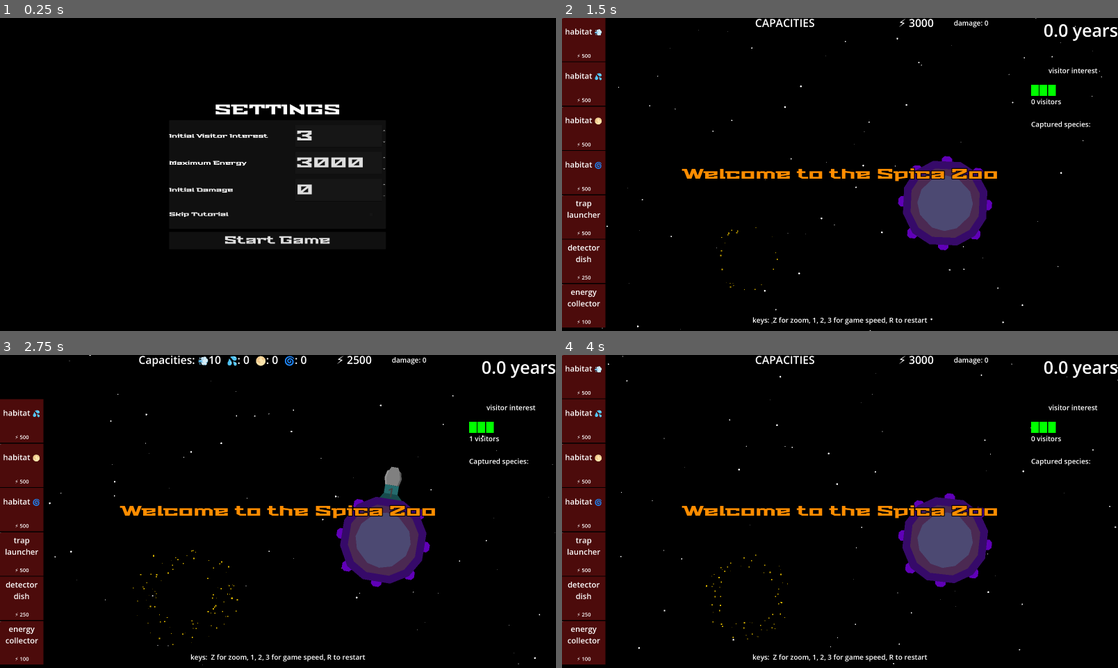
Above: before the commit, frames 1-4 (two rows, left to right).
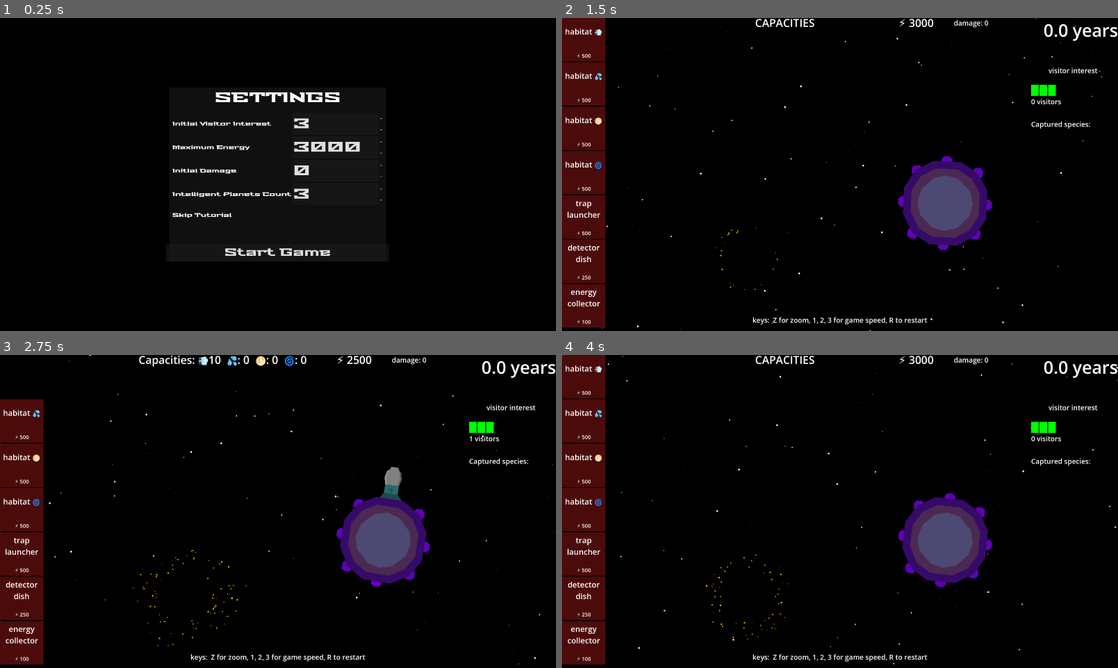
Above: after the commit, the same moments.

Repository: opensourceame/tins-2026
Game: Godot game, scene res://screens/settings.tscn
Two runs of this game, one before a commit and one after it. Both use one fixed random seed, a clock stepped at 60 frames per second and the inputs below.
Inputs (mouse positions are in pixels of both pictures, inside the frame that each line leads up to; where the layout moved, square brackets give the same spot in the first picture):
- Up to frame 1 (0.25 s): no input
- Up to frame 2 (1.5 s): click (934, 215) [940, 215] at 0.5 s; click "Start Game" at 1.25 s
- Up to frame 3 (2.75 s): tap Enter at 2 s; move the mouse to (22, 376) at 2.02 s; hold W from 2.03 s (still down); tap R at 2.1 s; click (22, 376) at 2.17 s
- Up to frame 4 (4 s): move the mouse to (584, 420) at 2.77 s; release W at 2.78 s; tap G at 2.85 s; click (584, 420) at 2.92 s; click "Try Again" at 3.5 s

The runs differ from the first frame. In frame 1, 3.6% of the frame differs, in the area x 30-70%, y 23-76%; in frame 2, 1.1%; in frame 3, 1.1%; in frame 4, 1.1%.

Commit message:
guarantee a minimum number of intelligent species

Diff:
--- a/common/settings_manager.gd
+++ b/common/settings_manager.gd
@@ -5,6 +5,7 @@
 var start_visitor_interest: int = 3
 var max_energy: int = 3000
 var start_damage: int = 0
+var intelligent_planets_count: int = 3
 var skip_tutorial: bool = false
 
 
@@ -18,6 +19,7 @@
     config.set_value("gameplay", "start_visitor_interest", start_visitor_interest)
     config.set_value("gameplay", "max_energy", max_energy)
     config.set_value("gameplay", "start_damage", start_damage)
+    config.set_value("gameplay", "intelligent_planets_count", intelligent_planets_count)
     config.set_value("gameplay", "skip_tutorial", skip_tutorial)
 
     config.save(SETTINGS_PATH)
@@ -31,4 +33,5 @@
     start_visitor_interest = config.get_value("gameplay", "start_visitor_interest", start_visitor_interest)
     max_energy = config.get_value("gameplay", "max_energy", max_energy)
     start_damage = config.get_value("gameplay", "start_damage", start_damage)
+    intelligent_planets_count = config.get_value("gameplay", "intelligent_planets_count", intelligent_planets_count)
     skip_tutorial = config.get_value("gameplay", "skip_tutorial", skip_tutorial)
--- a/hud/hud.tscn
+++ b/hud/hud.tscn
@@ -39,8 +39,7 @@
 theme = ExtResource("3_svhta")
 theme_override_colors/font_color = Color(1, 0.5519944, 0, 1)
 theme_override_colors/font_outline_color = Color(0, 0, 0, 1)
-theme_override_constants/outline_size = 14
-text = "message"
+theme_override_constants/outline_size = 20
 horizontal_alignment = 1
 vertical_alignment = 1
 
--- a/main.gd
+++ b/main.gd
@@ -20,6 +20,7 @@
 
 @export var visitor_interest: int = 3
 @export var energy: float = MAX_ENERGY
+var intelligent_planets_count = 3
 
 var spawn: Node
 
@@ -48,6 +49,8 @@
     energy = MAX_ENERGY
     spica.damage = SettingsManager.start_damage
     SignalBus.spica_damage.emit()
+    skip_tutorial = SettingsManager.skip_tutorial
+    intelligent_planets_count = SettingsManager.intelligent_planets_count
 
     center = get_viewport().get_visible_rect().size * 0.5
 
@@ -72,11 +75,11 @@
         hud.queue_message("Welcome to the Spica Zoo")
         hud.queue_message("Keep your visitors happy and the zoo open")
 
+    run_pre_start_checks()
 
     visitor_interest_timer.timeout.connect(lose_interest)
     visitor_interest_timer.start()
 
-    #game_over()
 
 func _physics_process(delta: float) -> void:
     years_elapsed += 0.01
@@ -124,6 +127,28 @@
             tween.tween_property(world, "offset", center * (1.0 - s), ZOOM_TIME)
             tween.tween_callback(toggle_hud)
 
+func run_pre_start_checks():
+    var eligible = []
+    var count = 0
+    for planet in get_planets():
+        if planet.has_advanced_life:
+            count += 1
+        else:
+            eligible.append(planet)
+
+    while count < intelligent_planets_count and eligible.size() > 0:
+        var planet = eligible.pick_random()
+        eligible.erase(planet)
+        planet.has_advanced_life = true
+        planet.add_intelligent_species()
+        count += 1
+
+func get_planets():
+    var planets = []
+    for child in world.get_children():
+        if child is SolarSystem:
+            planets.append_array(child.planets)
+    return planets
 
 func toggle_hud():
     if zoomed_out:
--- a/main.tscn
+++ b/main.tscn
@@ -19,15 +19,15 @@
 [node name="Sun" parent="World" unique_id=851595133 instance=ExtResource("6_7mycd")]
 position = Vector2(855, 1104)
 
+[node name="Spica" parent="World" unique_id=841173338 instance=ExtResource("2_0xm2m")]
+z_index = 5
+position = Vector2(1764, 852)
+
 [node name="SolarSystem" parent="World" unique_id=210242942 instance=ExtResource("4_lquwl")]
 position = Vector2(-929.188, -607.6516)
 
 [node name="SolarSystem3" parent="World" unique_id=500073210 instance=ExtResource("4_lquwl")]
 position = Vector2(3144, 913)
-
-[node name="Spica" parent="World" unique_id=841173338 instance=ExtResource("2_0xm2m")]
-z_index = 5
-position = Vector2(1764, 852)
 
 [node name="SolarSystem2" parent="World" unique_id=108115157 instance=ExtResource("4_lquwl")]
 position = Vector2(-620.4896, 2197.3716)
--- a/screens/settings.gd
+++ b/screens/settings.gd
@@ -4,6 +4,7 @@
 @onready var visitor_interest_spinbox: SpinBox = %VisitorInterestSpinBox
 @onready var max_energy_spinbox: SpinBox = %MaxEnergySpinBox
 @onready var initial_damage_spinbox: SpinBox = %InitialDamageSpinBox
+@onready var intelligent_planets_spinbox: SpinBox = %IntelligentPlanetsSpinBox
 @onready var skip_tutorial_checkbox: CheckBox = %SkipTutorialCheckBox
 @onready var start_button: Button = %StartButton
 
@@ -12,6 +13,7 @@
     visitor_interest_spinbox.value = SettingsManager.start_visitor_interest
     max_energy_spinbox.value = SettingsManager.max_energy
     initial_damage_spinbox.value = SettingsManager.start_damage
+    intelligent_planets_spinbox.value = SettingsManager.intelligent_planets_count
     skip_tutorial_checkbox.button_pressed = SettingsManager.skip_tutorial
 
     start_button.pressed.connect(_on_start_pressed)
@@ -21,6 +23,7 @@
     SettingsManager.start_visitor_interest = visitor_interest_spinbox.value
     SettingsManager.max_energy = max_energy_spinbox.value
     SettingsManager.start_damage = initial_damage_spinbox.value
+    SettingsManager.intelligent_planets_count = intelligent_planets_spinbox.value
     SettingsManager.skip_tutorial = skip_tutorial_checkbox.button_pressed
     SettingsManager.save()
     get_tree().change_scene_to_file("res://main.tscn")
--- a/screens/settings.tscn
+++ b/screens/settings.tscn
@@ -22,7 +22,7 @@
 grow_vertical = 2
 
 [node name="Panel" type="Panel" parent="CenterContainer" unique_id=1547186872]
-custom_minimum_size = Vector2(1000, 500)
+custom_minimum_size = Vector2(1000, 800)
 layout_mode = 2
 
 [node name="VBoxContainer" type="VBoxContainer" parent="CenterContainer/Panel" unique_id=759657408]
@@ -41,34 +41,45 @@
 text = "SETTINGS"
 horizontal_alignment = 1
 
-[node name="VisitorInterestRow" type="HBoxContainer" parent="CenterContainer/Panel/VBoxContainer" unique_id=2053762872]
+[node name="MarginContainer" type="MarginContainer" parent="CenterContainer/Panel/VBoxContainer" unique_id=1082233033]
+layout_mode = 2
+size_flags_vertical = 3
+theme_override_constants/margin_left = 30
+theme_override_constants/margin_top = 0
+theme_override_constants/margin_right = 30
+theme_override_constants/margin_bottom = 0
+
+[node name="VBoxContainer" type="VBoxContainer" parent="CenterContainer/Panel/VBoxContainer/MarginContainer" unique_id=62955968]
 layout_mode = 2
 
-[node name="Label" type="Label" parent="CenterContainer/Panel/VBoxContainer/VisitorInterestRow" unique_id=1759926146]
+[node name="VisitorInterestRow" type="HBoxContainer" parent="CenterContainer/Panel/VBoxContainer/MarginContainer/VBoxContainer" unique_id=2053762872]
+layout_mode = 2
+
+[node name="Label" type="Label" parent="CenterContainer/Panel/VBoxContainer/MarginContainer/VBoxContainer/VisitorInterestRow" unique_id=1759926146]
 layout_mode = 2
 size_flags_horizontal = 3
 theme_override_font_sizes/font_size = 24
 text = "Initial Visitor Interest"
 vertical_alignment = 1
 
-[node name="VisitorInterestSpinBox" type="SpinBox" parent="CenterContainer/Panel/VBoxContainer/VisitorInterestRow" unique_id=1022707305]
+[node name="VisitorInterestSpinBox" type="SpinBox" parent="CenterContainer/Panel/VBoxContainer/MarginContainer/VBoxContainer/VisitorInterestRow" unique_id=1022707305]
 unique_name_in_owner = true
 layout_mode = 2
 min_value = 1.0
 max_value = 20.0
 value = 3.0
 
-[node name="MaxEnergyRow" type="HBoxContainer" parent="CenterContainer/Panel/VBoxContainer" unique_id=1677191641]
+[node name="MaxEnergyRow" type="HBoxContainer" parent="CenterContainer/Panel/VBoxContainer/MarginContainer/VBoxContainer" unique_id=1677191641]
 layout_mode = 2
 
-[node name="Label" type="Label" parent="CenterContainer/Panel/VBoxContainer/MaxEnergyRow" unique_id=1917466070]
+[node name="Label" type="Label" parent="CenterContainer/Panel/VBoxContainer/MarginContainer/VBoxContainer/MaxEnergyRow" unique_id=1917466070]
 layout_mode = 2
 size_flags_horizontal = 3
 theme_override_font_sizes/font_size = 24
 text = "Maximum Energy"
 vertical_alignment = 1
 
-[node name="MaxEnergySpinBox" type="SpinBox" parent="CenterContainer/Panel/VBoxContainer/MaxEnergyRow" unique_id=2140433726]
+[node name="MaxEnergySpinBox" type="SpinBox" parent="CenterContainer/Panel/VBoxContainer/MarginContainer/VBoxContainer/MaxEnergyRow" unique_id=2140433726]
 unique_name_in_owner = true
 layout_mode = 2
 min_value = 100.0
@@ -76,37 +87,53 @@
 step = 100.0
 value = 3000.0
 
-[node name="InitialDamageRow" type="HBoxContainer" parent="CenterContainer/Panel/VBoxContainer" unique_id=2053762873]
+[node name="InitialDamageRow" type="HBoxContainer" parent="CenterContainer/Panel/VBoxContainer/MarginContainer/VBoxContainer" unique_id=2053762873]
 layout_mode = 2
 
-[node name="Label" type="Label" parent="CenterContainer/Panel/VBoxContainer/InitialDamageRow" unique_id=1759926147]
+[node name="Label" type="Label" parent="CenterContainer/Panel/VBoxContainer/MarginContainer/VBoxContainer/InitialDamageRow" unique_id=1759926147]
 layout_mode = 2
 size_flags_horizontal = 3
 theme_override_font_sizes/font_size = 24
 text = "Initial Damage"
 vertical_alignment = 1
 
-[node name="InitialDamageSpinBox" type="SpinBox" parent="CenterContainer/Panel/VBoxContainer/InitialDamageRow" unique_id=1022707306]
+[node name="InitialDamageSpinBox" type="SpinBox" parent="CenterContainer/Panel/VBoxContainer/MarginContainer/VBoxContainer/InitialDamageRow" unique_id=1022707306]
 unique_name_in_owner = true
 layout_mode = 2
 max_value = 50.0
 
-[node name="SkipTutorialRow" type="HBoxContainer" parent="CenterContainer/Panel/VBoxContainer" unique_id=2053762874]
+[node name="IntelligentPlanetsRow" type="HBoxContainer" parent="CenterContainer/Panel/VBoxContainer/MarginContainer/VBoxContainer" unique_id=2053762875]
 layout_mode = 2
 
-[node name="Label" type="Label" parent="CenterContainer/Panel/VBoxContainer/SkipTutorialRow" unique_id=1759926148]
+[node name="Label" type="Label" parent="CenterContainer/Panel/VBoxContainer/MarginContainer/VBoxContainer/IntelligentPlanetsRow" unique_id=1759926149]
+layout_mode = 2
+size_flags_horizontal = 3
+theme_override_font_sizes/font_size = 25
+text = "Intelligent Planets Count"
+vertical_alignment = 1
+
+[node name="IntelligentPlanetsSpinBox" type="SpinBox" parent="CenterContainer/Panel/VBoxContainer/MarginContainer/VBoxContainer/IntelligentPlanetsRow" unique_id=1022707308]
+unique_name_in_owner = true
+layout_mode = 2
+min_value = 1.0
+max_value = 20.0
+value = 3.0
+
+[node name="SkipTutorialRow" type="HBoxContainer" parent="CenterContainer/Panel/VBoxContainer/MarginContainer/VBoxContainer" unique_id=2053762874]
+layout_mode = 2
+
+[node name="Label" type="Label" parent="CenterContainer/Panel/VBoxContainer/MarginContainer/VBoxContainer/SkipTutorialRow" unique_id=1759926148]
 layout_mode = 2
 size_flags_horizontal = 3
 theme_override_font_sizes/font_size = 24
 text = "Skip Tutorial"
 vertical_alignment = 1
 
-[node name="SkipTutorialCheckBox" type="CheckBox" parent="CenterContainer/Panel/VBoxContainer/SkipTutorialRow" unique_id=1022707307]
+[node name="SkipTutorialCheckBox" type="CheckBox" parent="CenterContainer/Panel/VBoxContainer/MarginContainer/VBoxContainer/SkipTutorialRow" unique_id=1022707307]
 unique_name_in_owner = true
 custom_minimum_size = Vector2(80, 80)
 layout_mode = 2
-theme_override_font_sizes/font_size = 48
-scale = Vector2(2, 2)
+theme_override_font_sizes/font_size = 64
 
 [node name="Spacer" type="Control" parent="CenterContainer/Panel/VBoxContainer" unique_id=1749496683]
 layout_mode = 2
--- a/solar_system/planet.gd
+++ b/solar_system/planet.gd
@@ -36,18 +36,19 @@
     calculate_color()
     queue_redraw()
 
-    if not has_advanced_life:
-        return
+    if has_advanced_life:
+        add_intelligent_species()
 
+func add_intelligent_species():
     detect_area.monitorable = true
     orbit_area.body_entered.connect(_on_orbit_entered)
-    add_child(BROADCASTING_COMPONENT.instantiate())
     if game.planet_names.size() > 0:
         planet_name = game.planet_names.pop_back()
 
     set_random_environment()
     add_label()
 
+    add_child(BROADCASTING_COMPONENT.instantiate())
 
 func _physics_process(delta: float) -> void:
     rotate(deg_to_rad(delta * rotation_speed))
--- a/solar_system/solar_system.gd
+++ b/solar_system/solar_system.gd
@@ -36,7 +36,7 @@
         var distance = randf_range(MIN_DISTANCE, MAX_DISTANCE)
 
         var planet: Planet = PLANET.instantiate()
-        planet.has_advanced_life = randf() < 0.3
+        #planet.has_advanced_life = randf() < 0.3
         planet.distance_from_sun = distance
         planet.position = Vector2.RIGHT.rotated(angle) * distance
         planet.size = randi_range(MIN_SIZE, MAX_SIZE)
